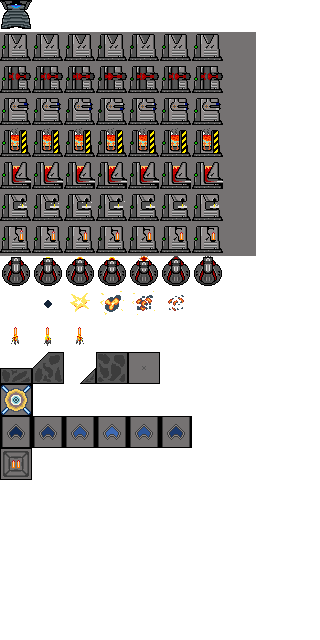
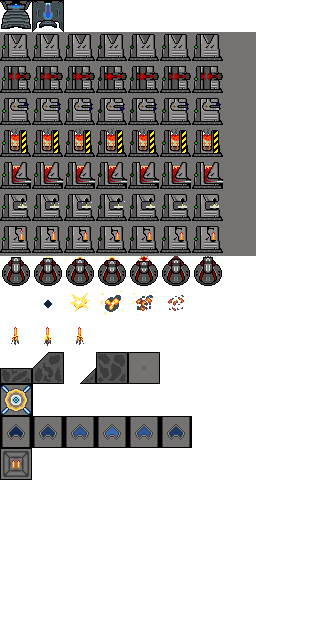
Revision of a layered 320 × 640 image; what changed, layer by layer:
painted on "factory_devices.png" over [left=32, top=0, right=64, bottom=32]
